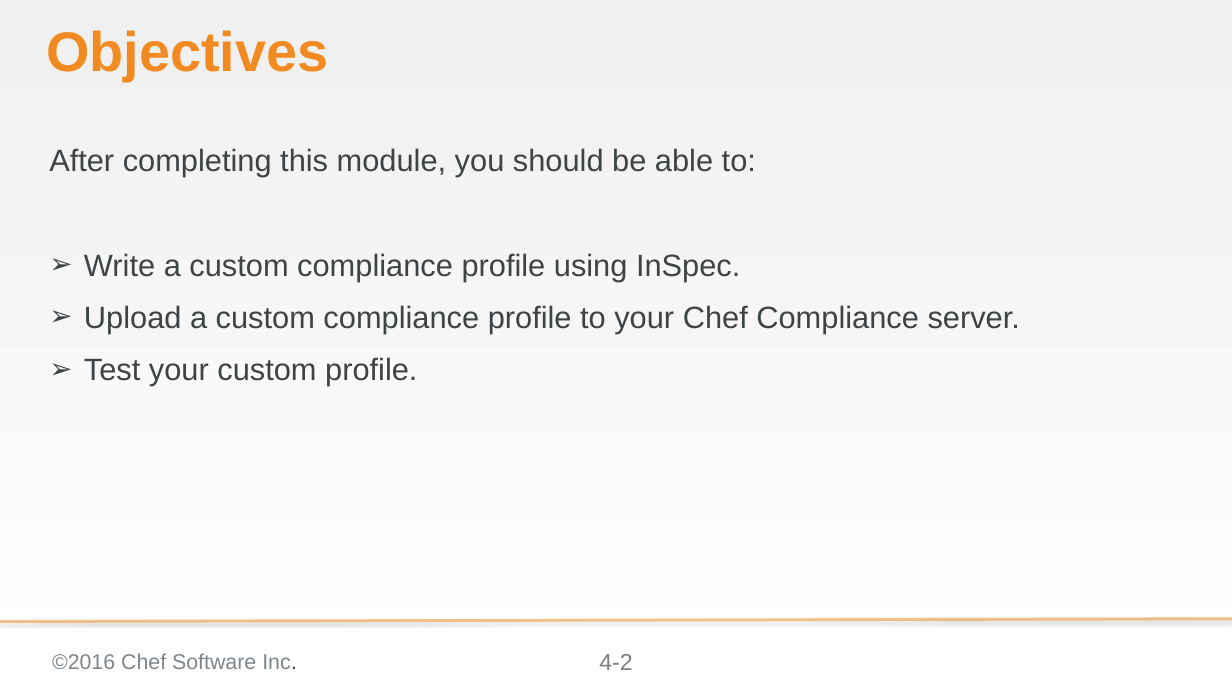
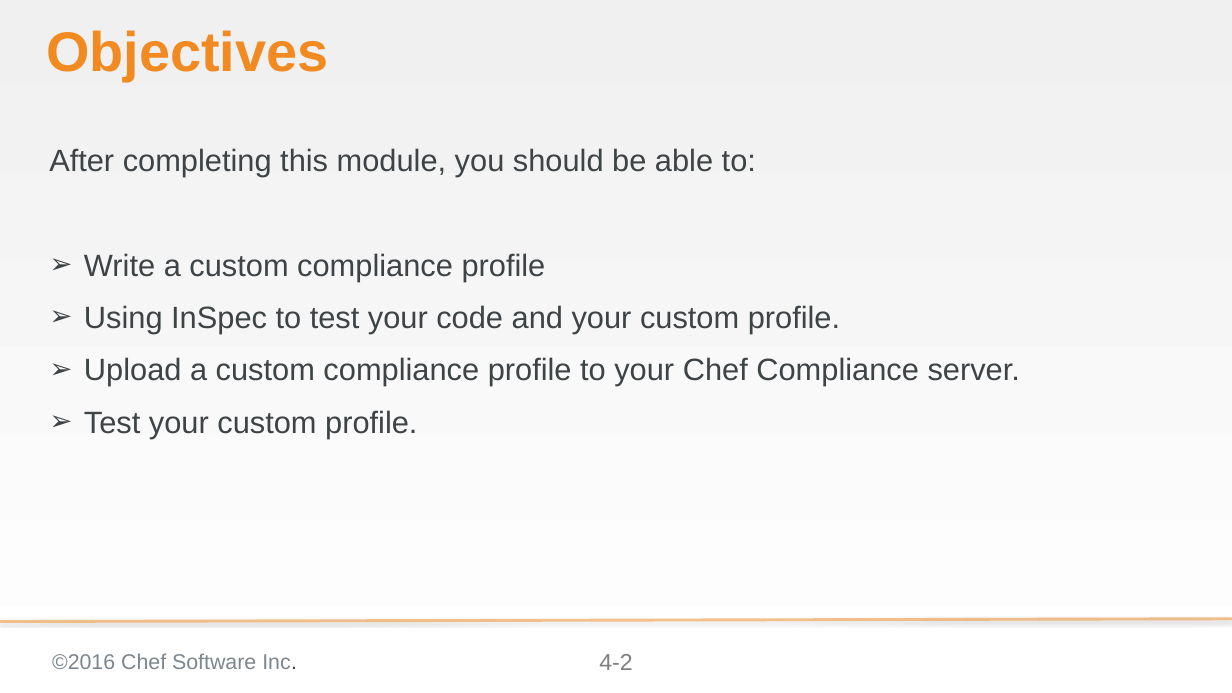
Before and after one commit to bchamby/chef-compliance-installation-configuration-operation, a slide deck: slide 2 of 04-creating-custom-profiles.pptx. Drawn at 1232x693 pixels with LibreOffice and Linux fonts; fonts in the diff are those of the drawing; background and template pictures are left out. Boxes give left, top, right and bottom in pixels: in the first picture for what was removed or moved away, otherwise in the second. Text is boxed around its words. In the diff, an @@ line names an element or a change of style, - is before the commit and + after.

```diff
--- a/04-creating-custom-profiles.pptx
+++ b/04-creating-custom-profiles.pptx
@@ text at [84,253,840,334]: text changed @@
-➢ Write a custom compliance profile using InSpec.
+➢ Write a custom compliance profile
+➢ Using InSpec to test your code and your custom profile.
```
Also in this commit, not shown: 3 other slides changed, 2 slides added.
